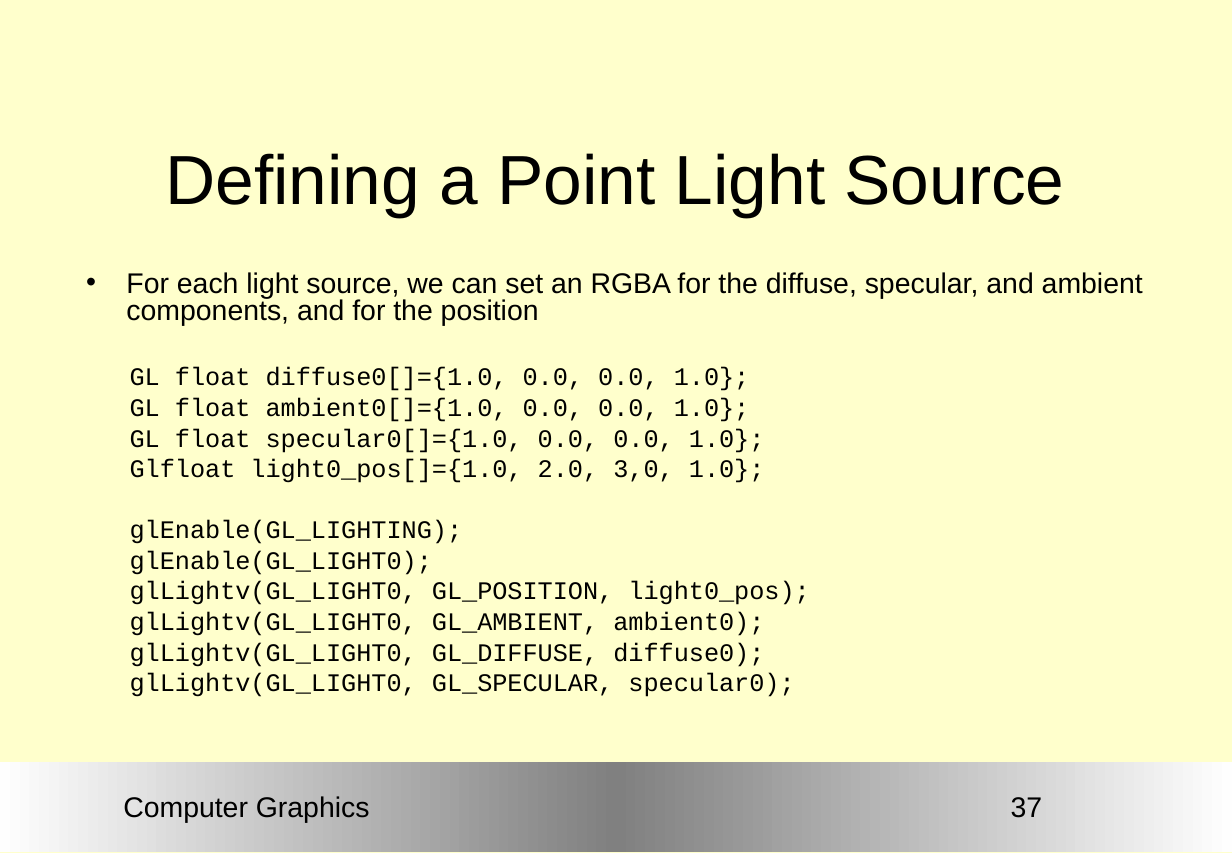
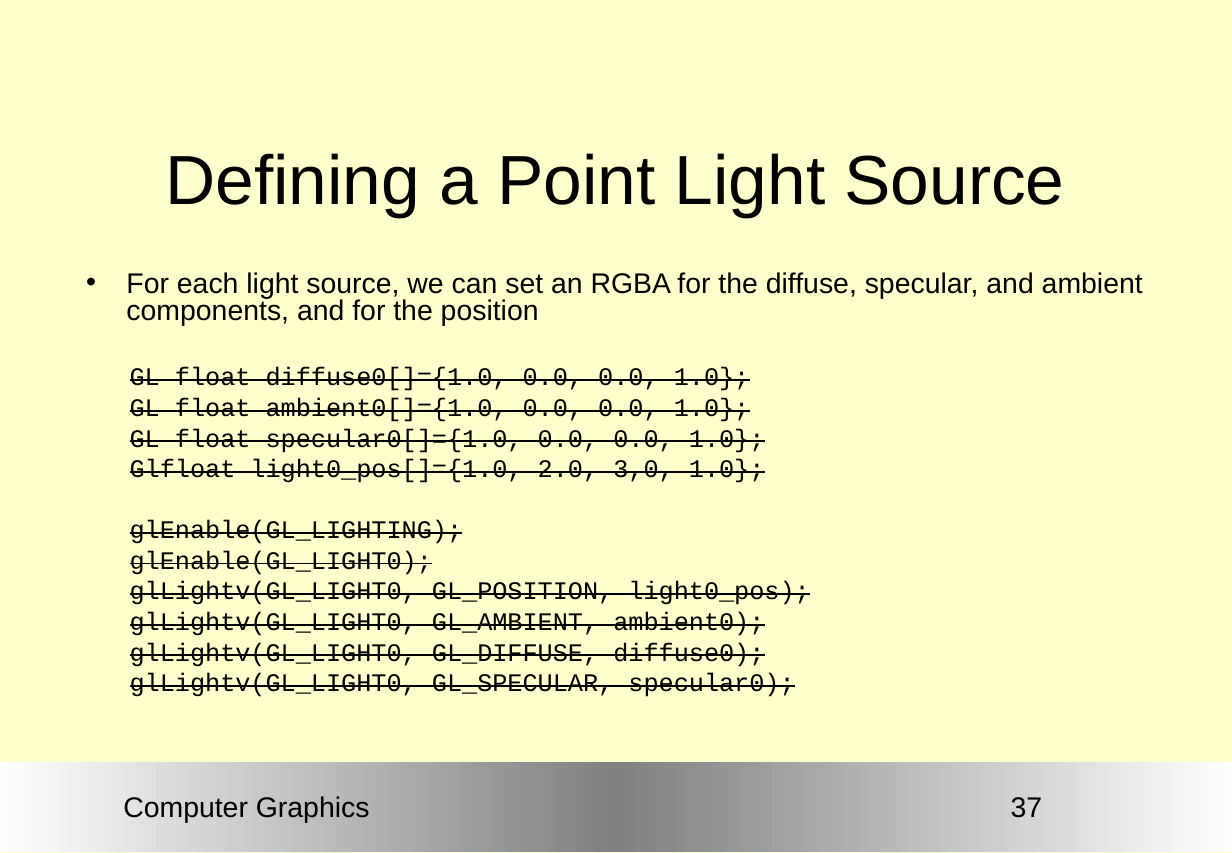
Before and after one commit to Nico420/cours-newcastle, a slide deck: slide 37 of Graphics/ComputerGraphics13.ppt. Drawn at 1232x853 pixels with LibreOffice and Linux fonts; fonts in the diff are those of the drawing; background and template pictures are left out. Boxes give left, top, right and bottom in pixels: in the first picture for what was removed or moved away, otherwise in the second. Text is boxed around its words. In the diff, an @@ line names an element or a change of style, - is before the commit and + after.

```diff
--- a/Graphics/ComputerGraphics13.ppt
+++ b/Graphics/ComputerGraphics13.ppt
@@ text at box(130, 367, 809, 697): strikethrough on in "GL float diffuse0[]={1.0, 0.0, 0.0, 1.0};", "GL float ambient0[]={1.0, 0.0, 0.0, 1.0};", "GL float specular0[]={1.0, 0.0, 0.0, 1.0};", "Glfloat light0_pos[]={1.0, 2.0, 3,0, 1.0};" and 6 more places @@
```
Also in this commit, not shown: 30 other slides changed, 29 other files.
